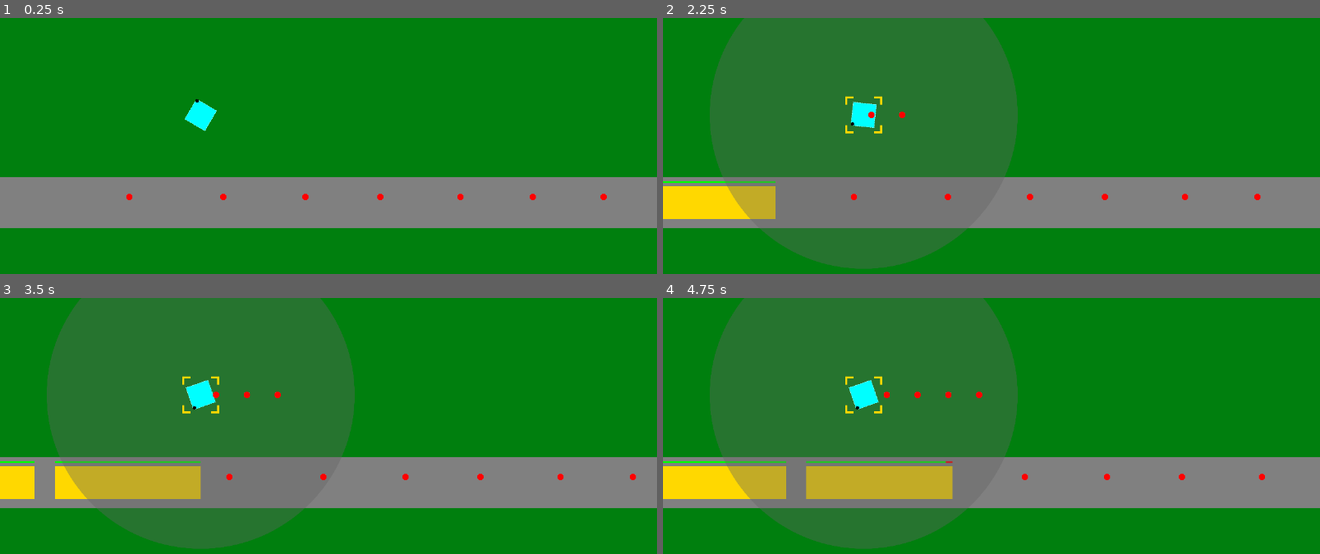
Above: before the commit, frames 1-4 (two rows, left to right).
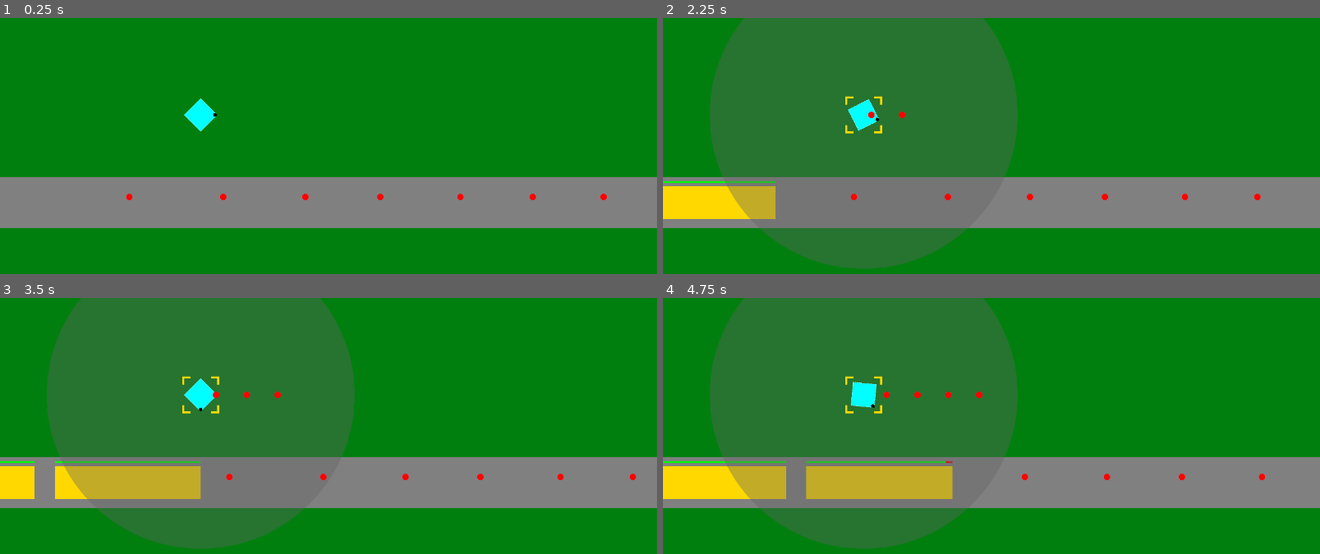
Above: after the commit, the same moments.

Repository: phrasmotica/godot-tower-defence
Game: Godot game, scene res://scenes/game.tscn
Two runs of this game, one before a commit and one after it. Both use one fixed random seed, a clock stepped at 60 frames per second and the inputs below.
Inputs (mouse positions are in pixels of both pictures, inside the frame that each line leads up to):
- Up to frame 1 (0.25 s): no input
- Up to frame 2 (2.25 s): tap Enter (ui_accept) at 0.5, 0.6, 0.77, 1.07, 1.35, 1.52, 1.82, 2.1 s; move the mouse to (866, 115) at 0.52 s; click (866, 115) at 0.67 s; move the mouse to (860, 220) at 1.27 s; click (860, 220) at 1.42 s; move the mouse to (1057, 120) at 2.02 s; click (1057, 120) at 2.17 s
- Up to frame 3 (3.5 s): move the mouse to (outside the picture) at 2.77 s; tap Enter (ui_accept) at 2.85, 3.02, 3.32 s; click (outside the picture) at 2.92 s
- Up to frame 4 (4.75 s): move the mouse to (1188, 538) at 3.52 s; tap Enter (ui_accept) at 3.6, 3.77, 4.07, 4.35, 4.52 s; click (1188, 538) at 3.67 s; move the mouse to (794, 426) at 4.27 s; click (794, 426) at 4.42 s

The runs differ from the first frame. In frame 1, 0.1% of the frame differs, in the area x 28-34%, y 31-45%; in frame 2, 0.1%, in the area x 28-33%, y 31-45%; in frame 3, 0.1%; in frame 4, 0.1%.

Commit message:
Make gun tower aim towards first enemy on screen, if it's in range

Diff:
--- a/scenes/game.tscn
+++ b/scenes/game.tscn
@@ -40,6 +40,7 @@
 [node name="Enemies" type="Node2D" parent="."]
 
 [node name="PathWaypoints" type="Path2D" parent="Enemies"]
+unique_name_in_owner = true
 curve = SubResource("Curve2D_0uew2")
 script = ExtResource("3_c8cdx")
 enemy_scene = ExtResource("2_s70yg")
--- a/scenes/gun_tower.tscn
+++ b/scenes/gun_tower.tscn
@@ -98,6 +98,9 @@
 
 [node name="Level0" parent="Levels" instance=ExtResource("4_t0fww")]
 
+[node name="Sprite" parent="Levels/Level0" index="0"]
+rotation = 1.5708
+
 [node name="Stats" parent="Levels/Level0" index="1"]
 projectile = ExtResource("5_ikvgn")
 
@@ -105,6 +108,7 @@
 visible = false
 
 [node name="Sprite" parent="Levels/Level1" index="0"]
+rotation = 1.5708
 sprite_frames = SubResource("SpriteFrames_6lplc")
 
 [node name="Stats" parent="Levels/Level1" index="1"]
@@ -115,6 +119,7 @@
 visible = false
 
 [node name="Sprite" parent="Levels/Level2" index="0"]
+rotation = 1.5708
 sprite_frames = SubResource("SpriteFrames_rpdrq")
 
 [node name="Stats" parent="Levels/Level2" index="1"]
--- a/scripts/path.gd
+++ b/scripts/path.gd
@@ -1,4 +1,6 @@
 class_name Path extends Path2D
+
+var enemies: Array[Enemy] = []
 
 signal enemy_reached_end(enemy: Enemy)
 
@@ -13,6 +15,7 @@
 	enemy.reached_end.connect(_on_enemy_reached_end)
 
 	add_child(enemy)
+	enemies.append(enemy)
 
 func _on_enemy_reached_end(enemy: Enemy):
 	enemy_reached_end.emit(enemy)
--- a/scripts/tower.gd
+++ b/scripts/tower.gd
@@ -1,4 +1,6 @@
 class_name Tower extends Node2D
+
+@onready var path: Path = %PathWaypoints
 
 @onready var range_node = $Range
 @onready var selection_node = $Selection
@@ -16,11 +18,9 @@
 	if Input.is_action_just_pressed("ui_cancel"):
 		deselect()
 
-	# gets the angle we want to face
-	var angle_to_enemy = global_position.direction_to(Vector2.ZERO).angle()
-
-	# slowly changes the rotation to face the angle
-	levels_node.rotation = move_toward(levels_node.rotation, angle_to_enemy, delta)
+	var near_enemy = get_near_enemy()
+	if near_enemy:
+		point_towards_enemy(near_enemy, delta)
 
 func select():
 	selection_node.show()
@@ -35,6 +35,30 @@
 	is_selected = false
 
 	on_deselected.emit()
+
+func get_near_enemy():
+	var enemies = path.enemies
+	if enemies.size() <= 0:
+		return null
+
+	var distance_to_enemy = global_position.distance_to(enemies[0].global_position)
+	if distance_to_enemy > get_range_px():
+		return null
+
+	return enemies[0]
+
+func point_towards_enemy(enemy: Enemy, delta: float):
+	# gets the angle we want to face
+	var angle_to_enemy = global_position.direction_to(enemy.global_position).angle()
+
+	# slowly changes the rotation to face the angle
+	levels_node.rotation = move_toward(levels_node.rotation, angle_to_enemy, delta)
+
+func get_range_px():
+	var level = levels_node.get_current_level()
+
+	# 1 range => 100px
+	return level.stats.range * 100
 
 func _on_collision_area_mouse_entered():
 	range_node.show()
